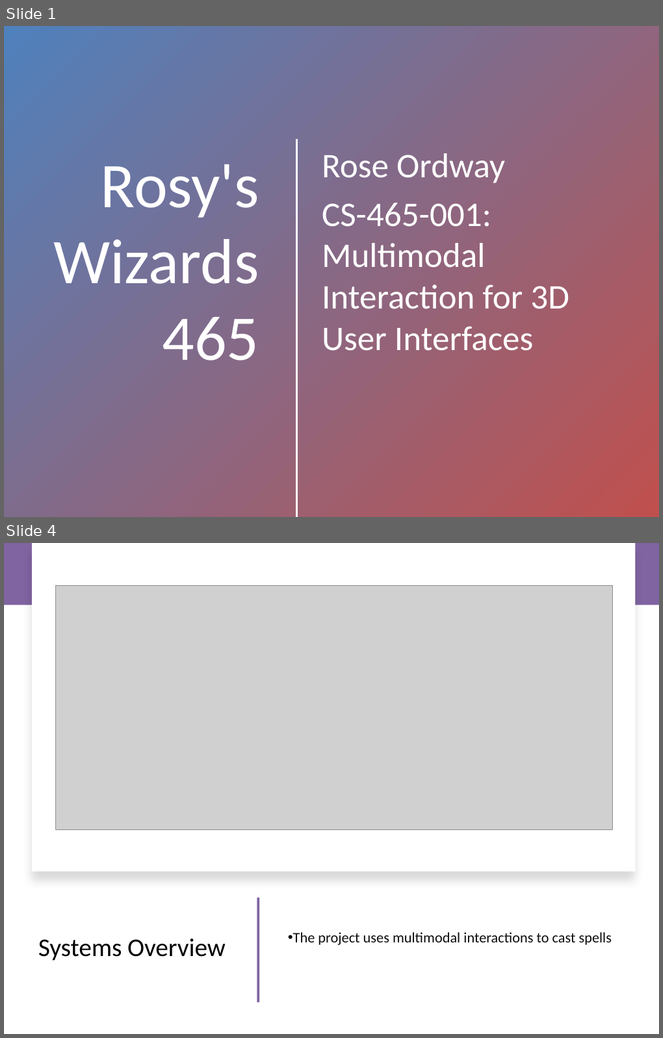
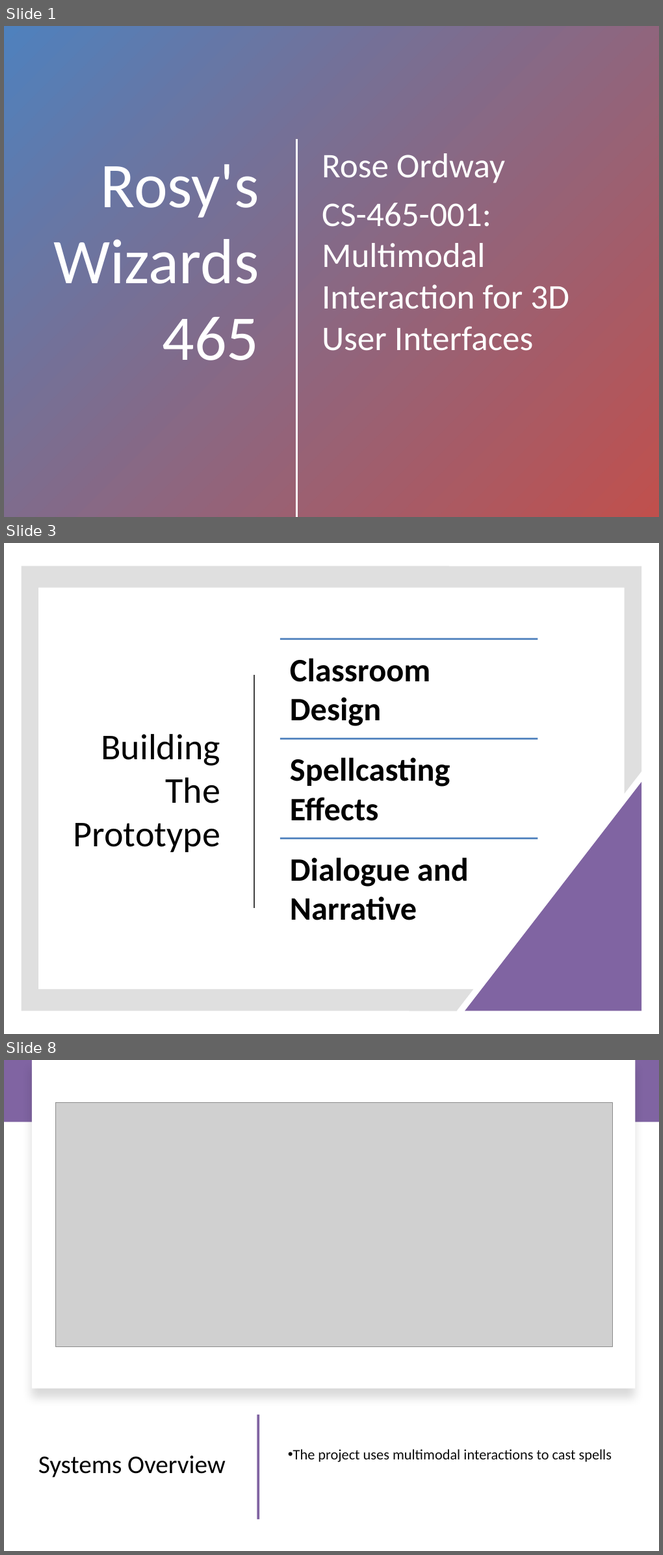
Before and after one commit to csu-hci-projects/CS465_OrdwayR, a slide deck: Rosys_Wizards_465_Presentation.pptx. Shown one above the other, each under a label of ours: slides 1 and 4 before the commit, slides 1, 3 and 8 after it; the slides between them are not shown. The pictures are 663x1038 and 663x1555 pixels, drawn with LibreOffice and Linux fonts; fonts in the diff are those of the drawing; grey boxes stand for pictures. Boxes give left, top, right and bottom in pixels: in the first picture for what was removed or moved away, otherwise in the second. Text is boxed around its words. In the diff, an @@ line names an element or a change of style, - is before the commit and + after.

```diff
--- a/Rosys_Wizards_465_Presentation.pptx
+++ b/Rosys_Wizards_465_Presentation.pptx
@@ slide 3 added at box(4, 543, 659, 1034), background #FFFFFF @@
@@ freeform shape added at box(21, 566, 642, 1012), fill #808080 at 25% opacity @@
@@ line added from (254, 676) to (254, 908), #404040 1.5 pt @@
@@ title added at box(74, 734, 220, 852), 40 pt, text #000000 @@
+Building The Prototype
@@ right triangle added at box(465, 782, 642, 1012), fill #8064A2 @@
@@ group added at box(280, 639, 538, 921): 3 lines, 3 texts @@
+Classroom Design
+Spellcasting Effects
+Dialogue and Narrative
@@ what was slide 4 is now slide 8 @@
```
Also in this commit, not shown: 4 slides changed, 3 other slides added, 3 other files.
